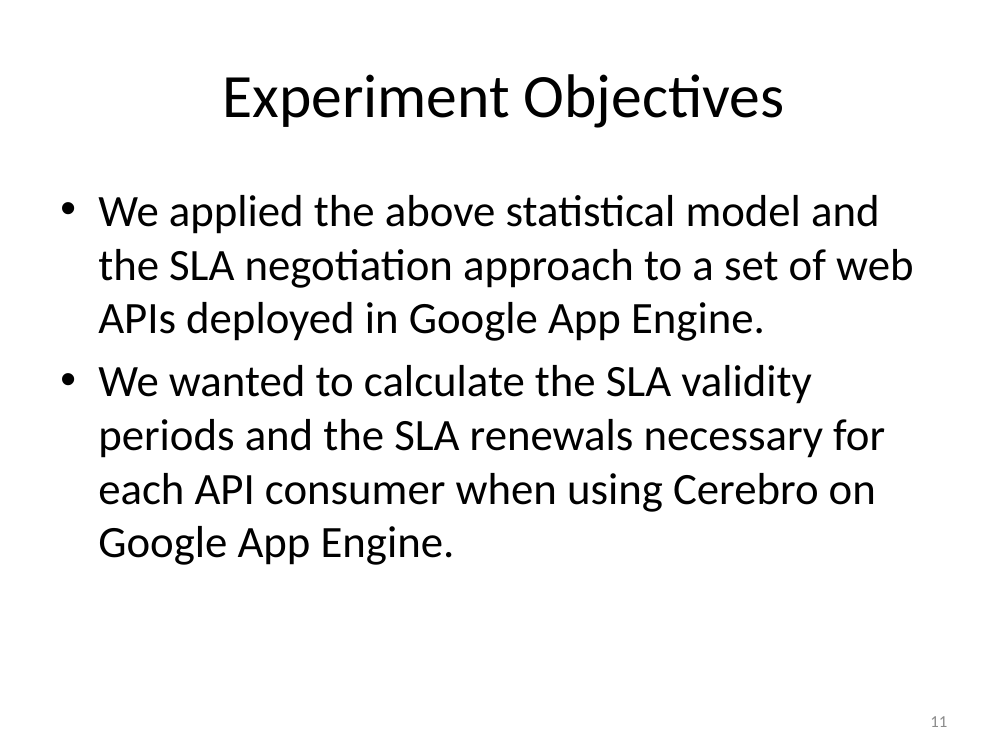
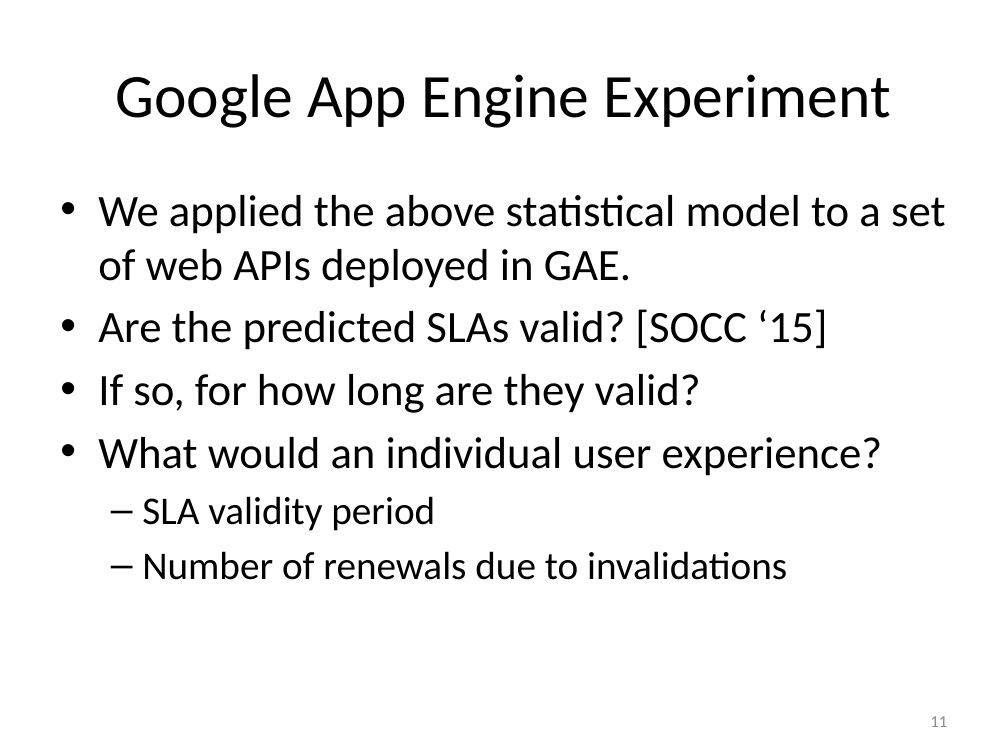
Before and after one commit to Dithn/eager-appscale, a slide deck: slide 11 of Eager/paper/cloudcom15/sla_durability_v2.pptx. Drawn at 1008x756 pixels with LibreOffice and Linux fonts; fonts in the diff are those of the drawing. Boxes give left, top, right and bottom in pixels: in the first picture for what was removed or moved away, otherwise in the second. Text is boxed around its words. In the diff, an @@ line names an element or a change of style, - is before the commit and + after.

```diff
--- a/Eager/paper/cloudcom15/sla_durability_v2.pptx
+++ b/Eager/paper/cloudcom15/sla_durability_v2.pptx
@@ title at (116, 74, 891, 128): text changed @@
-Experiment Objectives
+Google App Engine Experiment
@@ text at (98, 195, 946, 580): text changed @@
-• We applied the above statistical model and the SLA negotiation approach to a set of web APIs deployed in Google App Engine.
-• We wanted to calculate the SLA validity periods and the SLA renewals necessary for each API consumer when using Cerebro on Google App Engine.
+• We applied the above statistical model to a set of web APIs deployed in GAE.
+• Are the predicted SLAs valid? [SOCC ‘15]
+• If so, for how long are they valid?
+• What would an individual user experience?
+  – SLA validity period
+  – Number of renewals due to invalidations
```
Also in this commit, not shown: 1 other slide changed.
